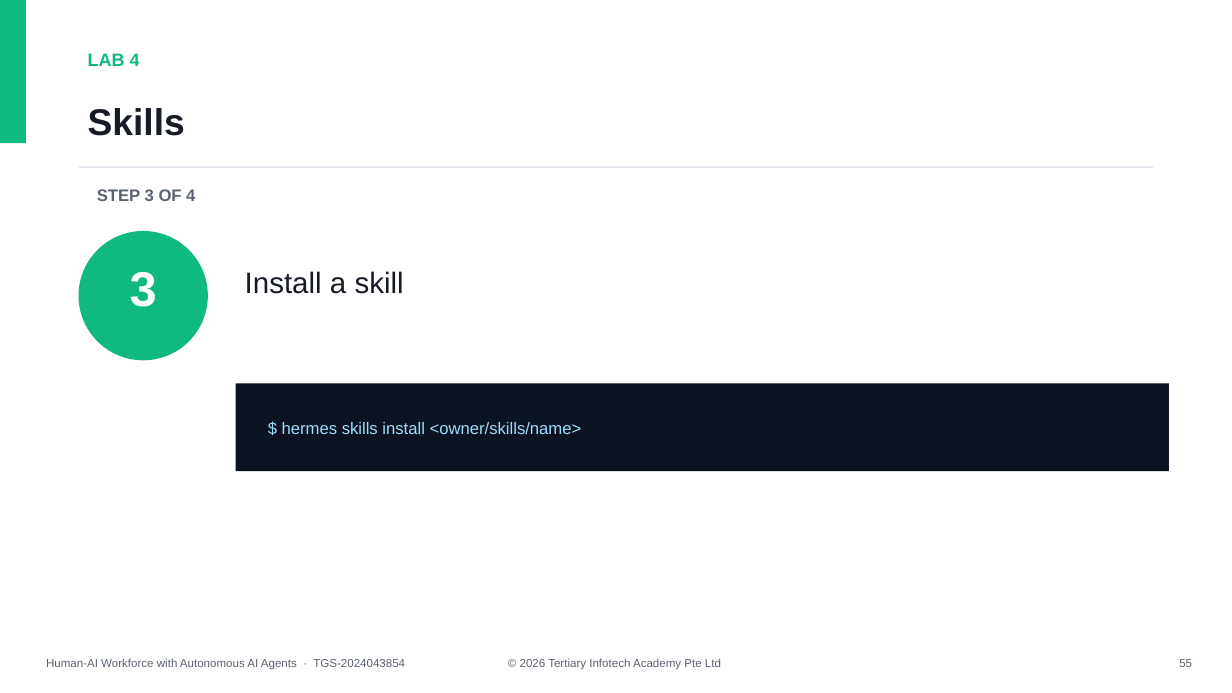
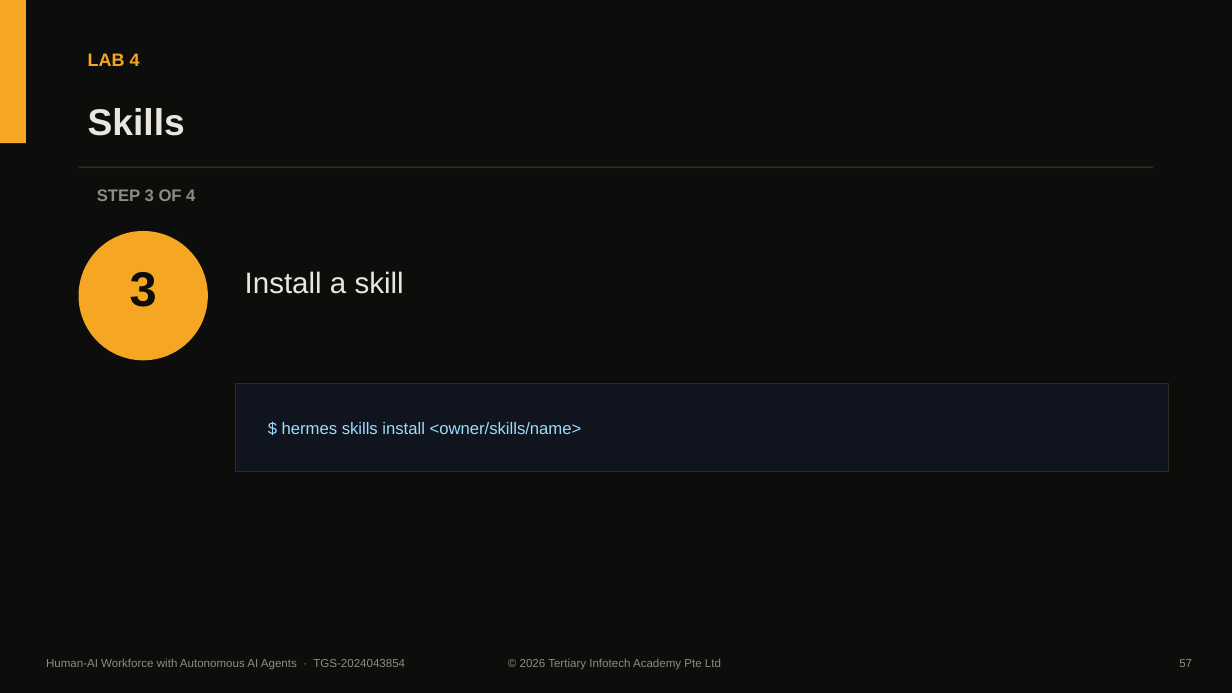
Before and after one commit to tertiarycourses/TGS-2024043854-Build-a-Human-AI-Workforce-with-Autonomous-AI-Agents, a slide deck: slide 58 of courseware/Human-AI Workforce with Autonomous AI Agents-v1.3.pptx (slide 56 before the commit). Drawn at 1232x693 pixels with LibreOffice and Linux fonts; fonts in the diff are those of the drawing. Boxes give left, top, right and bottom in pixels: in the first picture for what was removed or moved away, otherwise in the second. Text is boxed around its words. In the diff, an @@ line names an element or a change of style, - is before the commit and + after.

```diff
--- a/courseware/Human-AI Workforce with Autonomous AI Agents-v1.3.pptx
+++ b/courseware/Human-AI Workforce with Autonomous AI Agents-v1.3.pptx
@@ rectangle at box(0, 0, 26, 143): fill #10B981 to #F5A623 @@
@@ rectangle added at box(0, 0, 1232, 693), fill #0D0E0B @@
@@ text "LAB 4" at box(88, 53, 140, 66): text colour #10B981 to #F5A623 @@
@@ text "Skills" at box(88, 108, 185, 136): text colour #161B26 to #E8E6DD @@
@@ rectangle at box(79, 166, 1153, 168): fill #E2E8F0 to #2A2C28 @@
@@ ellipse at box(79, 231, 208, 360): fill #10B981 to #F5A623 @@
@@ text "Install a skill" at box(245, 271, 404, 294): text colour #161B26 to #E8E6DD @@
@@ text "3" at box(130, 272, 157, 307): text colour #FFFFFF to #0D0E0B @@
@@ rectangle at box(236, 384, 1169, 471): fill #0B1220 to #10141E; outline none to #2A2C28 1 pt @@
@@ text colour #5B6372 to #8A8D86 in 3 elements at box(97, 189, 195, 201), box(46, 658, 405, 670), box(520, 658, 721, 670) @@
@@ text at box(1179, 659, 1192, 667): text changed; text colour #5B6372 to #8A8D86 @@
-55
+57
```
Also in this commit, not shown: 255 other slides changed, 2 slides added, 9 other files.
